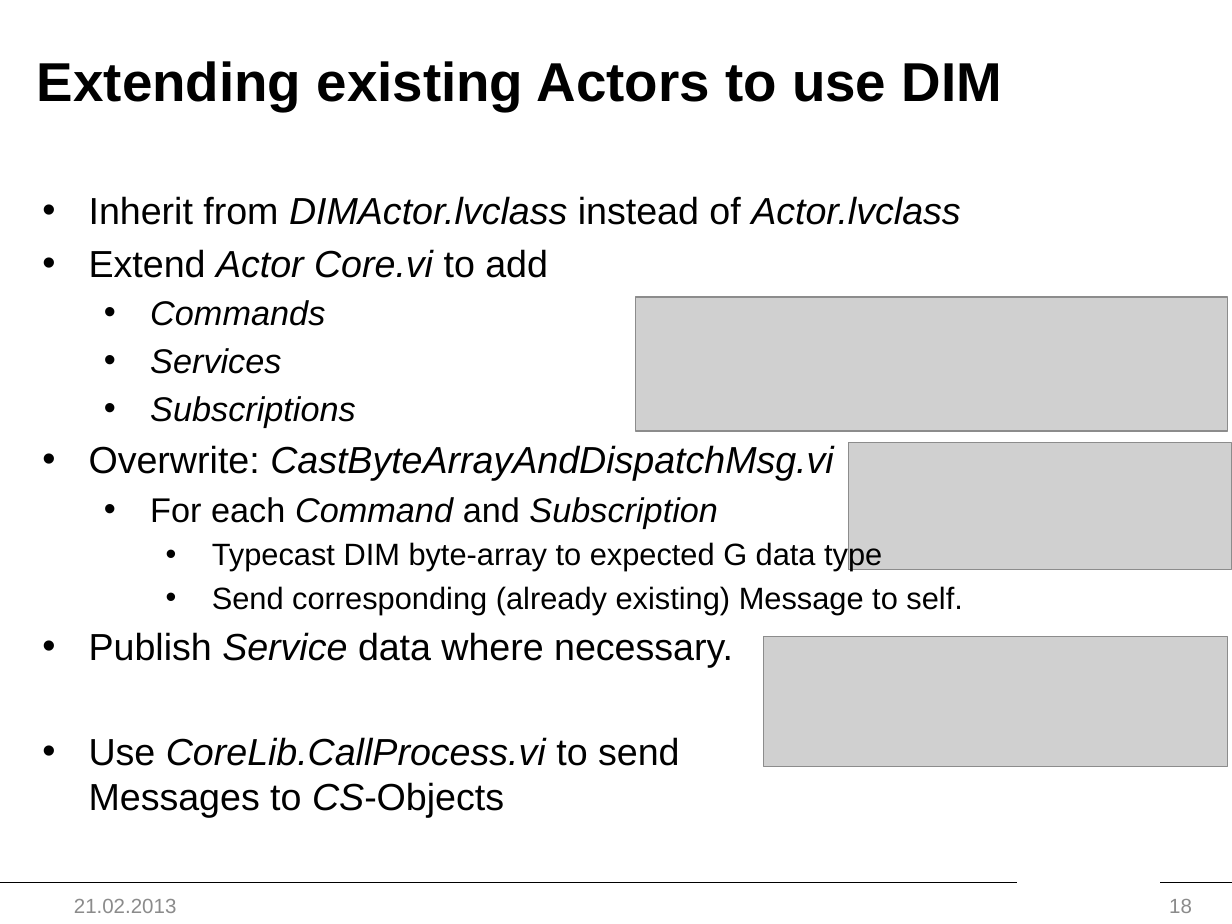
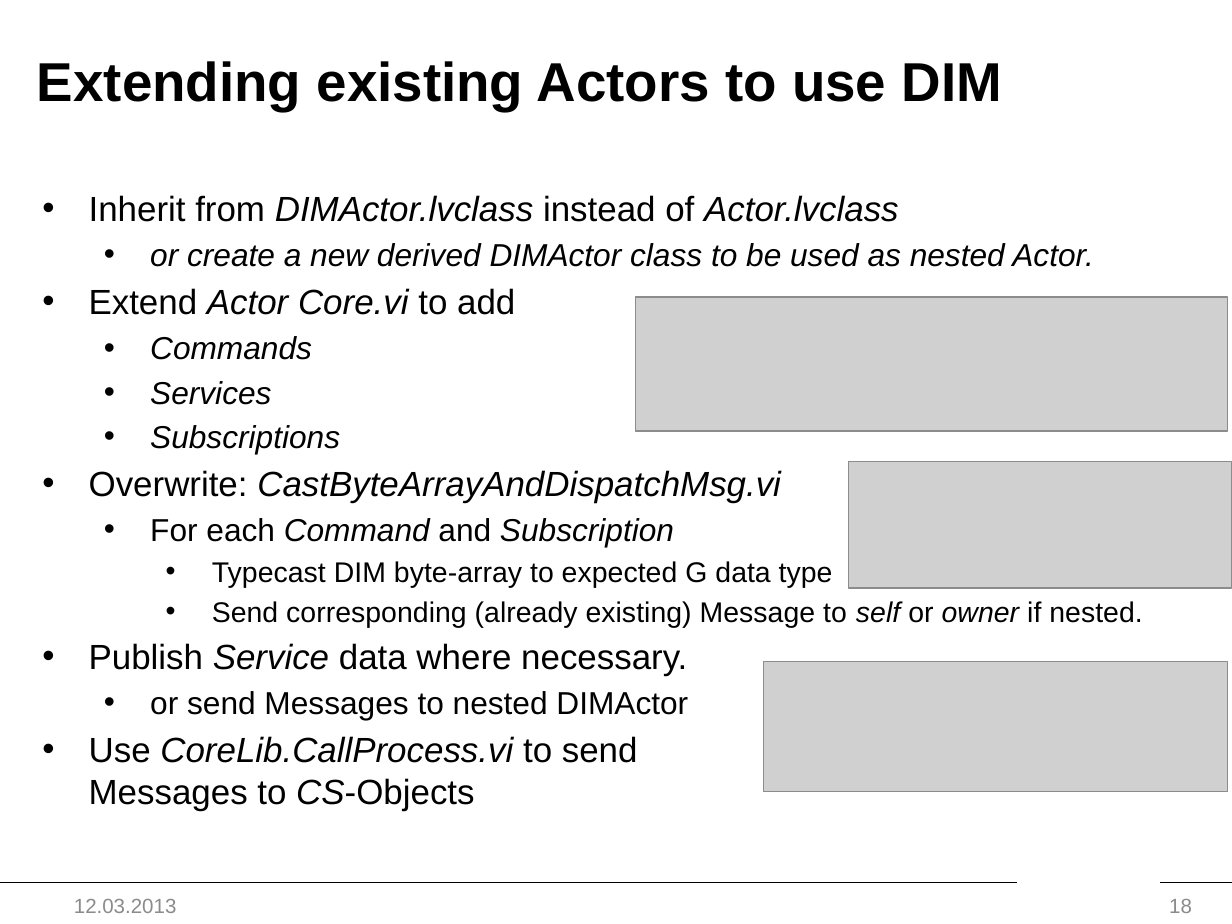
Before and after one commit to HB-GSI/DIMActor, a slide deck: slide 18 of Documentation/NI Actor Framework -DIMActor.pptx. Drawn at 1232x924 pixels with LibreOffice and Linux fonts; fonts in the diff are those of the drawing; grey boxes stand for pictures; background and template pictures are left out. Boxes give left, top, right and bottom in pixels: in the first picture for what was removed or moved away, otherwise in the second. Text is boxed around its words. In the diff, an @@ line names an element or a change of style, - is before the commit and + after.

Commit message:
Add hint to used nested DIMActors.

```diff
--- a/Documentation/NI Actor Framework -DIMActor.pptx
+++ b/Documentation/NI Actor Framework -DIMActor.pptx
@@ text at <box>89,195,899,811</box>: size 22 to 20.4 pt in "Inherit from DIMActor.lvclass instead of Actor.lvclass", "Extend Actor Core.vi to add", "Overwrite: CastByteArrayAndDispatchMsg.vi", "Publish Service data where necessary." and 1 more places; size 20 to 18.5 pt in "Commands", "Services", "Subscriptions", "For each Command and Subscription"; size 18 to 16.6 pt in "Typecast DIM byte-array to expected G data ..." @@
@@ text at <box>150,243,1093,267</box>: paragraph added @@
+  • or create a new derived DIMActor class to be used as nested Actor.
@@ picture: place and size @@
-picture at <box>849,442,1232,569</box>
+picture at <box>849,461,1232,588</box>
@@ text at <box>212,601,1142,627</box>: text changed; size 18 to 16.6 pt @@
-    • Send corresponding (already existing) Message to self.
+    • Send corresponding (already existing) Message to self or owner if nested.
@@ picture: place and size @@
-picture at <box>764,637,1227,768</box>
+picture at <box>764,662,1227,792</box>
@@ text at <box>150,691,688,720</box>: paragraph added @@
+  • or send Messages to nested DIMActor
@@ text at <box>74,899,177,913</box>: text changed @@
-21.02.2013
+12.03.2013
```
Also in this commit, not shown: 17 other slides changed.
